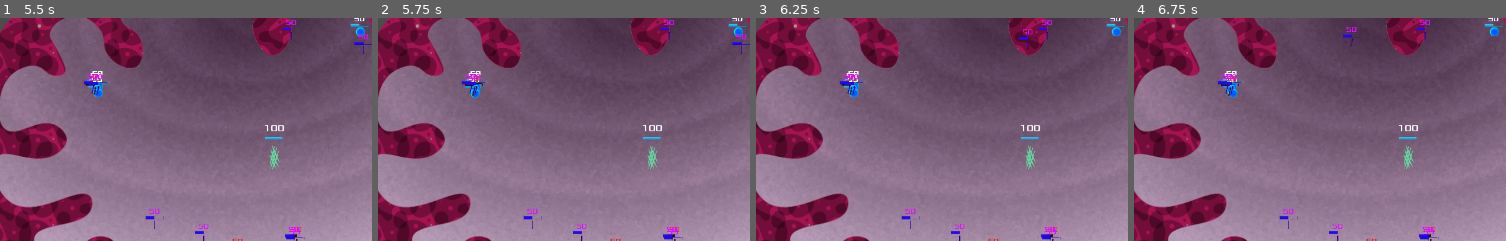
Above: before the commit, frames 1-4 (left to right).
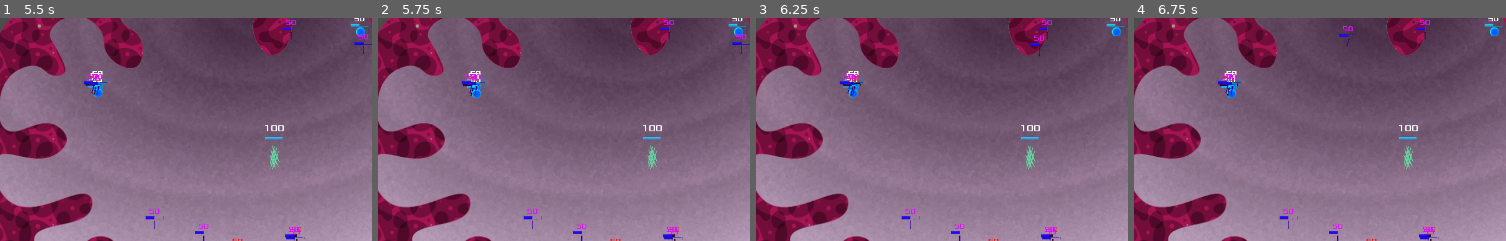
Above: after the commit, the same moments.

Repository: mihaelagrigore/Gutstuck
Game: Godot game, scene res://Sources/Levels/Level_1.tscn
The game is run twice, just before and just after one commit, with the same random seed, the same clock (stepped at 60 frames per second) and the same inputs. The engine's default icon, where the game draws it, is replaced by a stand-in: a white triangle on a blue panel in a dark square.
Inputs (mouse positions are % of the whole screen's width and height, from its top left):
- Up to frame 1 (5.5 s): tap Enter at 0.5, 2.75 s; move the mouse to (74, 45) at 0.52 s; press the mouse at (74, 45) at 0.53 s; tap Space at 1.25, 4.25 s; move the mouse to (29, 55) at 1.27 s; release the mouse at (29, 55) at 1.28 s; right-click (29, 55) at 1.35 s; move the mouse to (61, 28) at 2.02 s; press the mouse at (61, 28) at 2.03 s; move the mouse to (45, 70) at 2.77 s; release the mouse at (45, 70) at 2.78 s; right-click (45, 70) at 2.85 s; move the mouse to (82, 65) at 3.52 s; press the mouse at (82, 65) at 3.53 s; move the mouse to (18, 35) at 4.27 s; release the mouse at (18, 35) at 4.28 s; right-click (18, 35) at 4.35 s; move the mouse to (56, 50) at 5.02 s; press the mouse at (56, 50) at 5.03 s
- Up to frame 2 (5.75 s): no input
- Up to frame 3 (6.25 s): tap Enter at 5.75 s; move the mouse to (34, 25) at 5.77 s; release the mouse at (34, 25) at 5.78 s; right-click (34, 25) at 5.85 s
- Up to frame 4 (6.75 s): tap Space at 6.5 s; move the mouse to (74, 45) at 6.52 s; press the mouse at (74, 45) at 6.53 s
The pictures show only the part of the screen within x 5-55%, y 19-69%; the shares and areas given below are measured in that part.

Frame 1 is identical in both runs. In frame 2, 0.2% of the frame differs, in the area x 22-29%, y 25-37%; in frame 3, 0.3%, in the area x 23-78%, y 4-36%; in frame 4, 0.3%.

Commit message:
Polygon collision shape changed so it actually works

Diff:
--- a/Gutstuck_Project/Sources/Levels/Level_1.tscn
+++ b/Gutstuck_Project/Sources/Levels/Level_1.tscn
@@ -38,7 +38,7 @@
 [node name="CollisionPolygon2D" type="CollisionPolygon2D" parent="StaticBody2D"]
 position = Vector2( -3.11894, -0.954689 )
 scale = Vector2( 0.994608, 0.994608 )
-polygon = PoolVector2Array( -154.834, -278.038, -127.809, -2 …(221 unchanged characters)… , -37.728, -274.762, 0.76129, -279.676, 26.9668, -277.219, -76.2174, -350.103, -368.572, -319.803, -500.419, -237.092, -559.683, -152.743, -584.251, -13.527, -568.691, 74.9164, -541.667, 142.887, -409.821, 267.241, -42.9443, 346.676, 184.716, 340.944, 444.793, 281.982, 576.639, 78.8893, 585.647, -66.8785, 480.006, -269.163, 171.273, -335.496, -36.7325, -345.323, 14.0405, -279.809, 32.8757, -271.62, 44.3406, -263.431, 5 …(2590 unchanged characters)…
+polygon = PoolVector2Array( -154.834, -278.038, -127.809, -2 …(221 unchanged characters)… , -37.728, -274.762, 0.76129, -279.676, -76.2174, -350.103, -368.572, -319.803, -500.419, -237.092, -559.683, -152.743, -584.251, -13.527, -568.691, 74.9164, -541.667, 142.887, -409.821, 267.241, -42.9443, 346.676, 184.716, 340.944, 444.793, 281.982, 576.639, 78.8893, 585.647, -66.8785, 480.006, -269.163, 171.273, -335.496, 32.8757, -271.62, 44.3406, -263.431, 5 …(2590 unchanged characters)…
 
 [node name="Epithelial cell" type="Sprite" parent="."]
 position = Vector2( -3.11894, -0.954689 )
